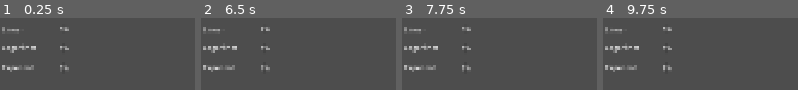
Above: before the commit, frames 1-4 (left to right).
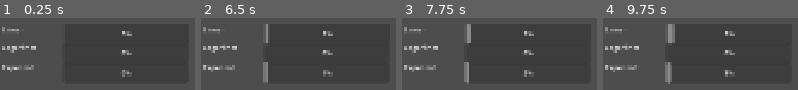
Above: after the commit, the same moments.

Repository: alemaki/SGJ_2026
Game: Godot game, scene res://src/debug/obsession_bar/obsession_test.tscn
Same seed, same stepped clock (60 frames per second), same inputs: the game is played once before the commit and once after it. This scene is started directly instead of the project's main scene.
Inputs (mouse positions are in pixels of both pictures, inside the frame that each line leads up to):
- Up to frame 1 (0.25 s): no input
- Up to frame 2 (6.5 s): tap Enter (ui_accept) at 0.5, 0.77, 1.25, 1.52, 2, 2.75, 3.02, 3.5, 3.77, 4.25, 4.52, 6.02 s; move the mouse to (outside the picture) at 0.52 s; hold Right (ui_right) 0.53-1.28 s; click (outside the picture) at 0.67 s; move the mouse to (outside the picture) at 1.27 s; hold Down (ui_down) 1.28-2.03 s; move the mouse to (outside the picture) at 2.02 s; hold Right (ui_right) 2.03-2.78 s; move the mouse to (outside the picture) at 2.77 s; hold Up (ui_up) 2.78-3.53 s; click (outside the picture) at 2.92 s; move the mouse to (outside the picture) at 3.52 s; hold Left (ui_left) 3.53-5.03 s; move the mouse to (outside the picture) at 4.27 s; move the mouse to (outside the picture) at 5.02 s; hold Down (ui_down) 5.03-5.78 s; click (outside the picture) at 5.17 s; move the mouse to (outside the picture) at 5.77 s; hold Right (ui_right) from 5.78 s (still down)
- Up to frame 3 (7.75 s): move the mouse to (outside the picture) at 6.52 s; release Right (ui_right) at 6.53 s; hold Up (ui_up) 6.53-7.28 s; tap Enter (ui_accept) at 6.77, 7.52 s; move the mouse to (outside the picture) at 7.27 s; hold Right (ui_right) from 7.28 s (still down); click (outside the picture) at 7.42 s
- Up to frame 4 (9.75 s): move the mouse to (outside the picture) at 8.02 s; release Right (ui_right) at 8.03 s; hold Down (ui_down) 8.03-8.78 s; move the mouse to (outside the picture) at 8.77 s; hold Left (ui_left) 8.78-9.53 s; tap Enter (ui_accept) at 9.02 s; move the mouse to (outside the picture) at 9.52 s; hold Up (ui_up) from 9.53 s (still down); click (outside the picture) at 9.67 s

The runs differ from the first frame. In frame 1, 1.3% of the frame differs, in the area x 30-68%, y 12-82%; in frame 2, 2.0%; in frame 3, 2.2%; in frame 4, 2.8%, in the area x 30-68%, y 8-92%.

Commit message:
Changed the size of the test obsession bars

Diff:
--- a/src/scenes/obsession_bar.tscn
+++ b/src/scenes/obsession_bar.tscn
@@ -16,6 +16,7 @@
 fill_mode = 3
 
 [node name="ProgressBar" type="ProgressBar" parent="." unique_id=895119996]
+custom_minimum_size = Vector2(300, 50)
 layout_mode = 0
 offset_right = 4.0
 offset_bottom = 27.0
